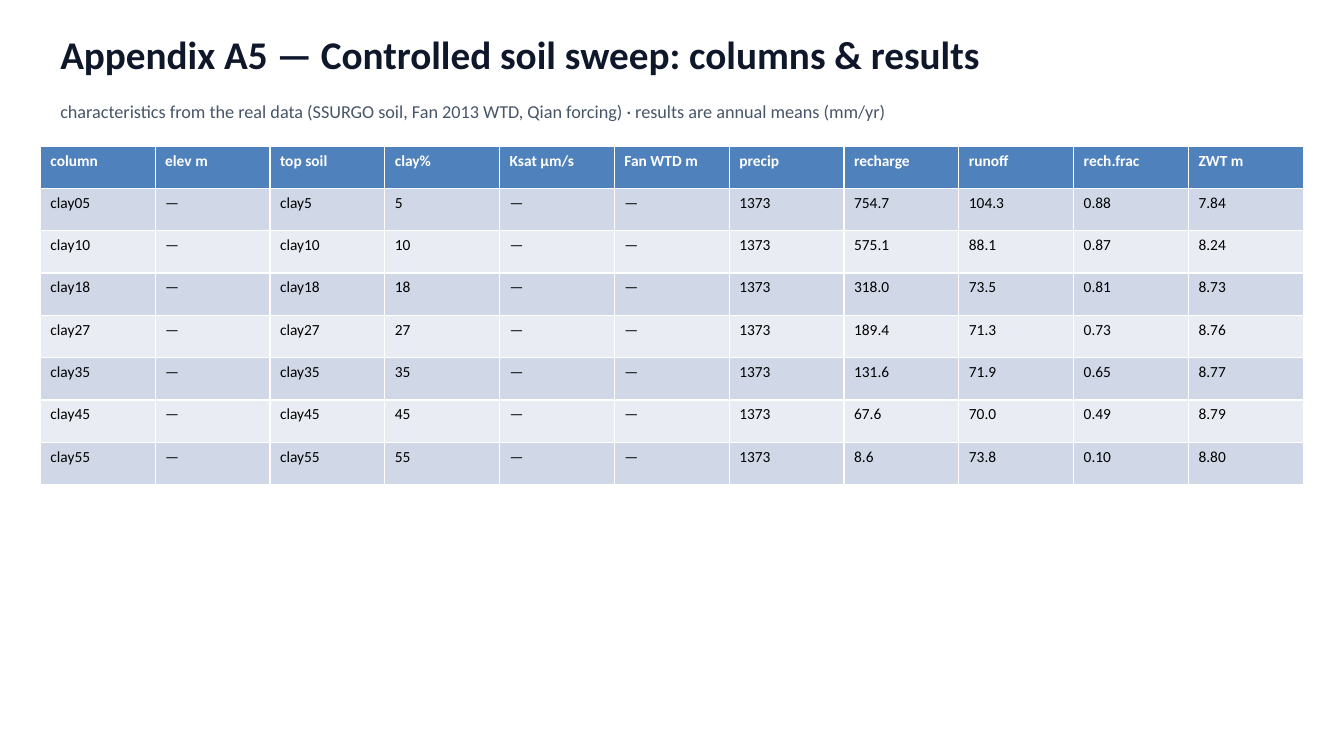
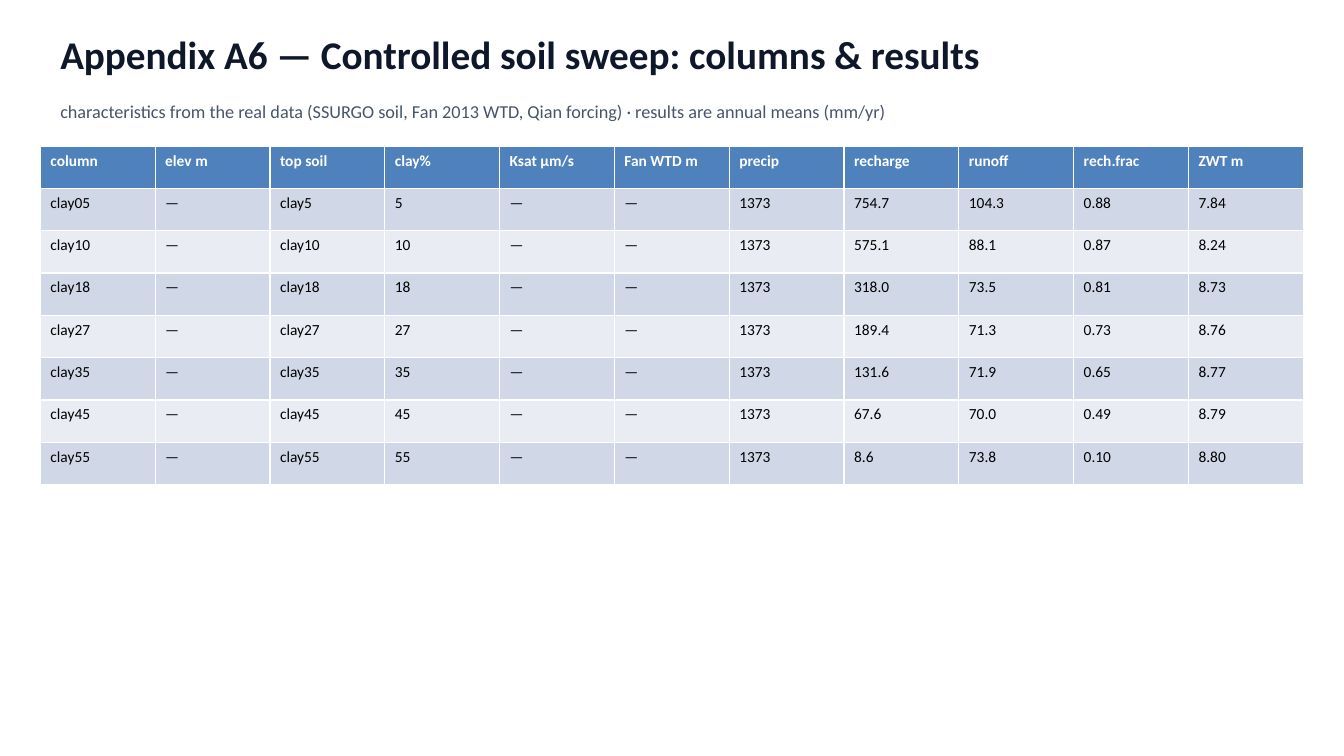
Before and after one commit to hoangtv1899/multi-agent-framework, a slide deck: slide 47 of docs/slides/story_20260705.pptx (slide 37 before the commit). Drawn at 1344x756 pixels with LibreOffice and Linux fonts; fonts in the diff are those of the drawing. Boxes give left, top, right and bottom in pixels: in the first picture for what was removed or moved away, otherwise in the second. Text is boxed around its words. In the diff, an @@ line names an element or a change of style, - is before the commit and + after.

```diff
--- a/docs/slides/story_20260705.pptx
+++ b/docs/slides/story_20260705.pptx
@@ text at box(60, 41, 980, 75): text changed @@
-Appendix A5 — Controlled soil sweep: columns & results
+Appendix A6 — Controlled soil sweep: columns & results
```
Also in this commit, not shown: 9 other slides changed, 10 slides added, 1 other file.
